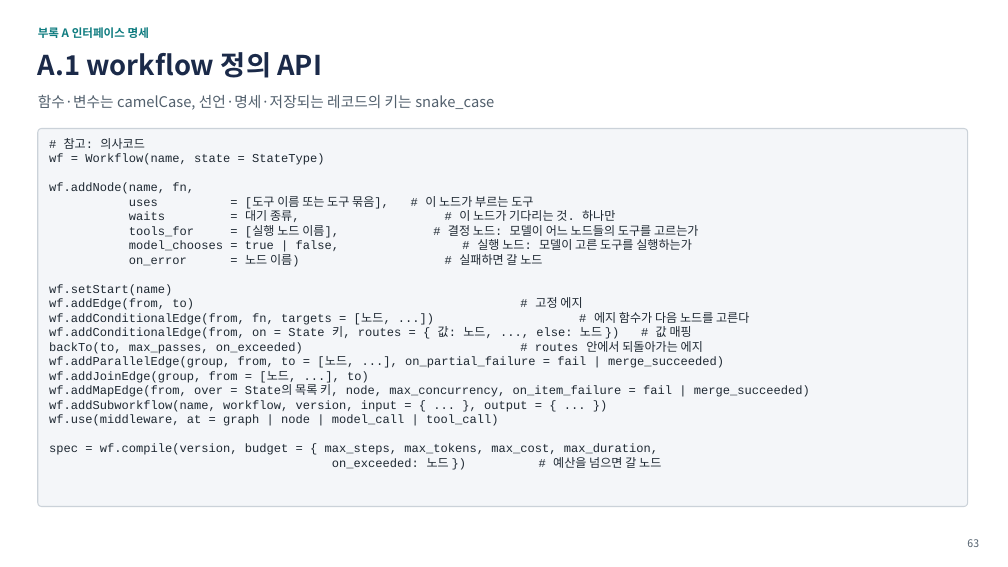
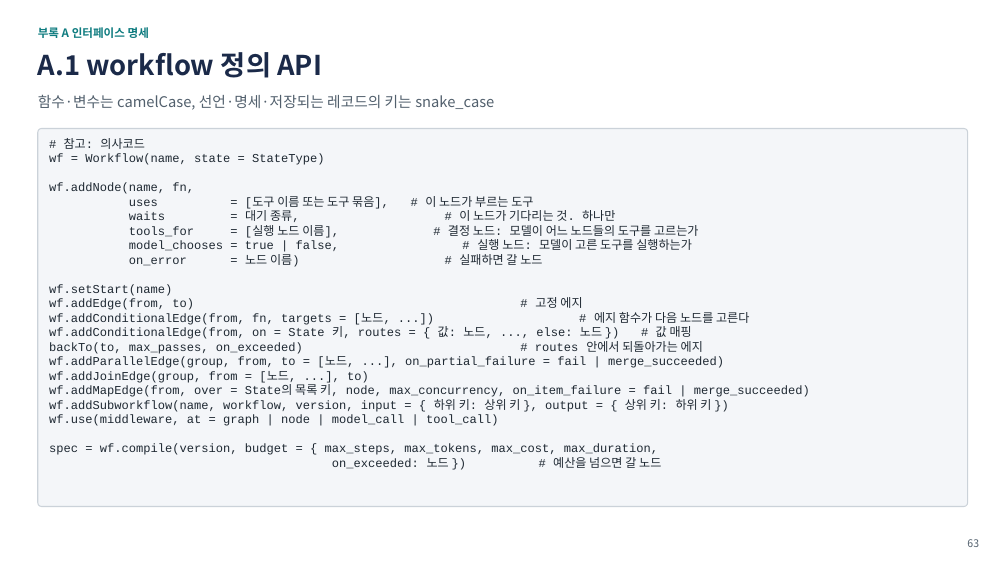
Before and after one commit to iwindfree/ai-agent-framework-architecture, a slide deck: slide 63 of AI_Agent_Workflow_Framework_Summary.pptx. Drawn at 1008x567 pixels with LibreOffice and Linux fonts; fonts in the diff are those of the drawing. Boxes give left, top, right and bottom in pixels: in the first picture for what was removed or moved away, otherwise in the second. Text is boxed around its words. In the diff, an @@ line names an element or a change of style, - is before the commit and + after.

```diff
--- a/AI_Agent_Workflow_Framework_Summary.pptx
+++ b/AI_Agent_Workflow_Framework_Summary.pptx
@@ text at (49,396,711,412): text changed @@
-wf.addSubworkflow(name, workflow, version, input = { ... }, output = { ... })
+wf.addSubworkflow(name, workflow, version, input = { 하위 키: 상위 키 }, output = { 상위 키: 하위 키 })
```
Also in this commit, not shown: 1 other file.
